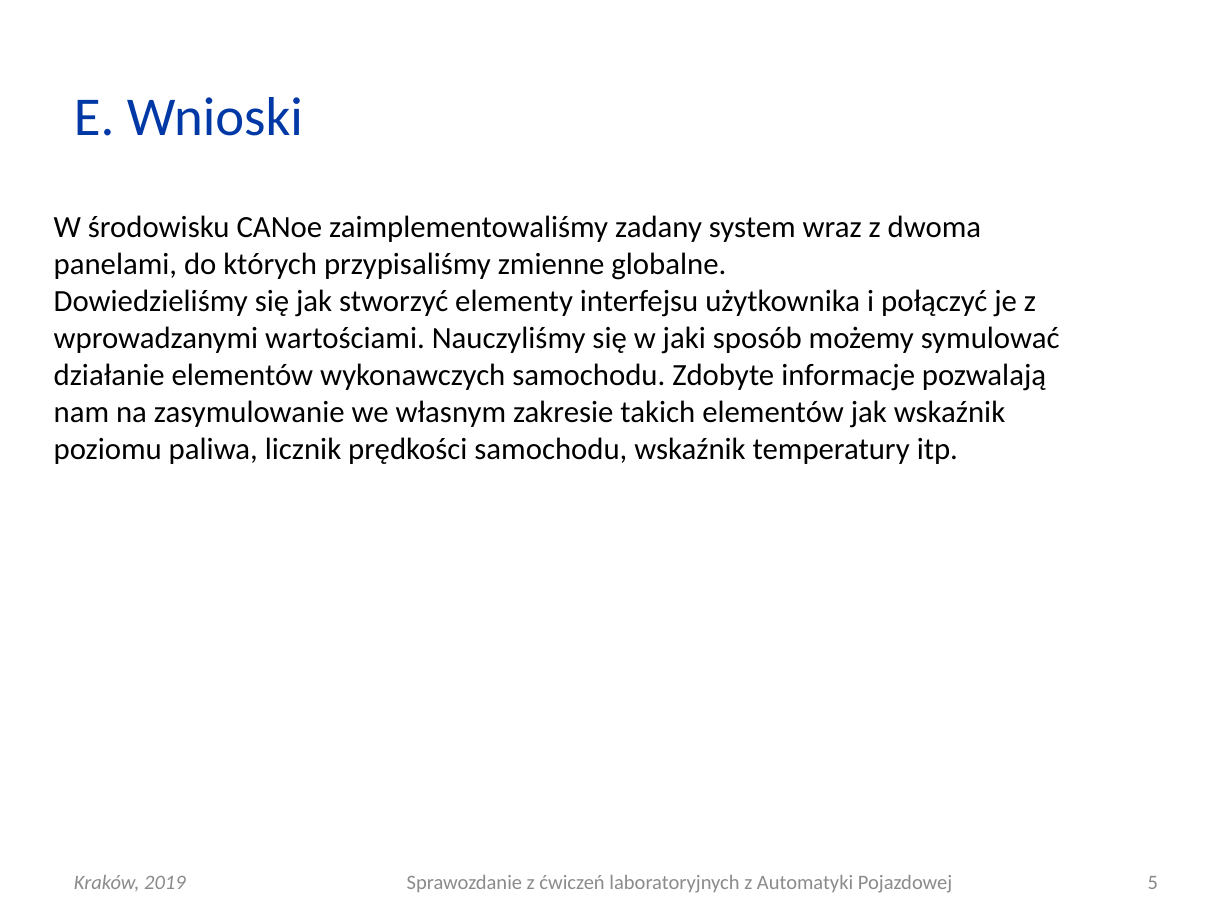
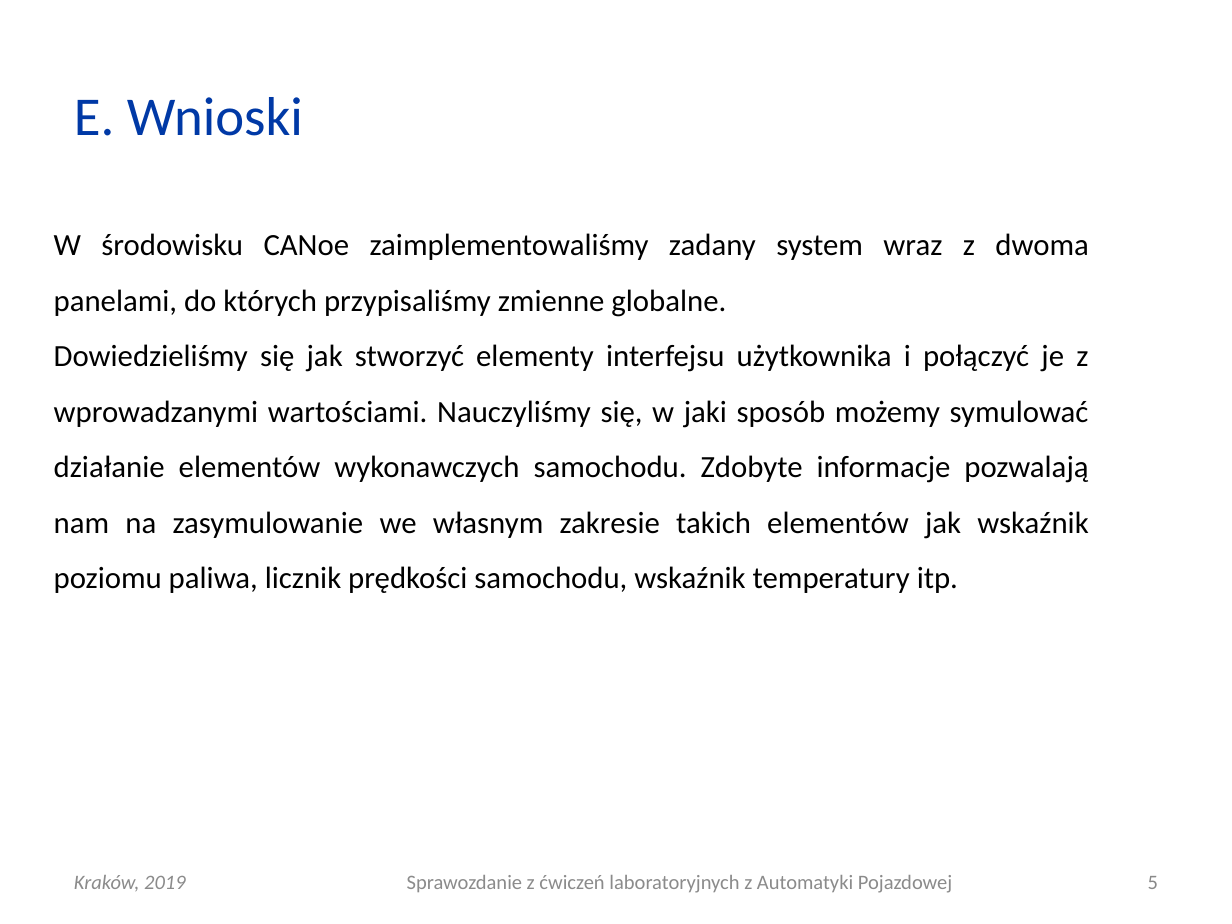
Before and after one commit to Katarzyna-W/AP, a slide deck: slide 5 of Lab5_dane/AP_L05_20190327_0800_G01.pptx. Drawn at 1232x924 pixels with LibreOffice and Linux fonts; fonts in the diff are those of the drawing. Boxes give left, top, right and bottom in pixels: in the first picture for what was removed or moved away, otherwise in the second. Text is boxed around its words. In the diff, an @@ line names an element or a change of style, - is before the commit and + after.

```diff
--- a/Lab5_dane/AP_L05_20190327_0800_G01.pptx
+++ b/Lab5_dane/AP_L05_20190327_0800_G01.pptx
@@ text at [54, 233, 1088, 317]: alignment left to justified; line spacing 1 to 1.5 @@
@@ text at [54, 344, 1089, 593]: text changed @@
-Dowiedzieliśmy się jak stworzyć elementy interfejsu użytkownika i połączyć je z wprowadzanymi wartościami. Nauczyliśmy się w jaki sposób możemy symulować działanie elementów wykonawczych samochodu. Zdobyte informacje pozwalają nam na zasymulowanie we własnym zakresie takich elementów jak wskaźnik poziomu paliwa, licznik prędkości samochodu, wskaźnik temperatury itp.
+Dowiedzieliśmy się jak stworzyć elementy interfejsu użytkownika i połączyć je z wprowadzanymi wartościami. Nauczyliśmy się, w jaki sposób możemy symulować działanie elementów wykonawczych samochodu. Zdobyte informacje pozwalają nam na zasymulowanie we własnym zakresie takich elementów jak wskaźnik poziomu paliwa, licznik prędkości samochodu, wskaźnik temperatury itp.
```
Also in this commit, not shown: 2 other slides changed, 8 other files.
